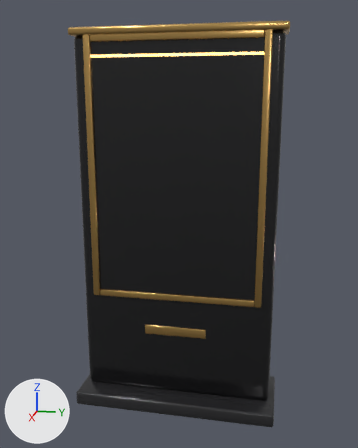
Renders of the glTF model www/models/poster_totem.glb from each side of a commit.
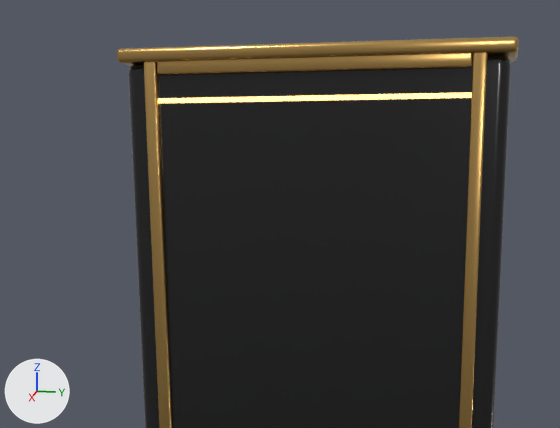
The first picture shows the older version from a camera (50 mm lens) standing at (2.396, 0.484, 1.598) and looking at (-0.008, 0.003, 0.997). The close-ups show the older and then the newer version on the part from 1% to 87% of the width and 0% to 53% of the height of that picture. Only the edits that show in the close-ups are written down. The axes (+X, +Y, +Z) are drawn at lower left. The lights are the same throughout.

In view in the first close-up: 'Bezel_LOD0.004', 'Bezel_LOD0.006', 'Bezel_LOD0.007', 'Body_LOD0', 'Crown_LOD0', 'Marquee_LOD0.001'.
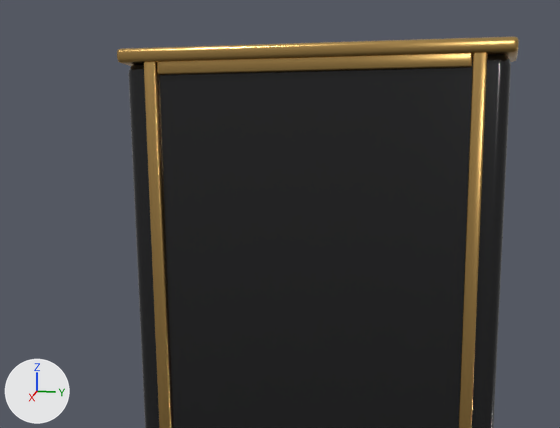
Boxes (x1, y1, x2, y2) around the edits, measured in the close-ups (560 x 428 px):
'Marquee_LOD0.001', deleted: before (158, 92, 472, 103)

What changed in the scene script:
```text
Remove ob_marquee_lod0_001:
    ob_marquee_lod0_001 = bpy.data.objects.new('Marquee_LOD0.001', me_marquee_lod0_001)
    ob_marquee_lod0_001.location = (0.0, 0.0, 0.0)
```
